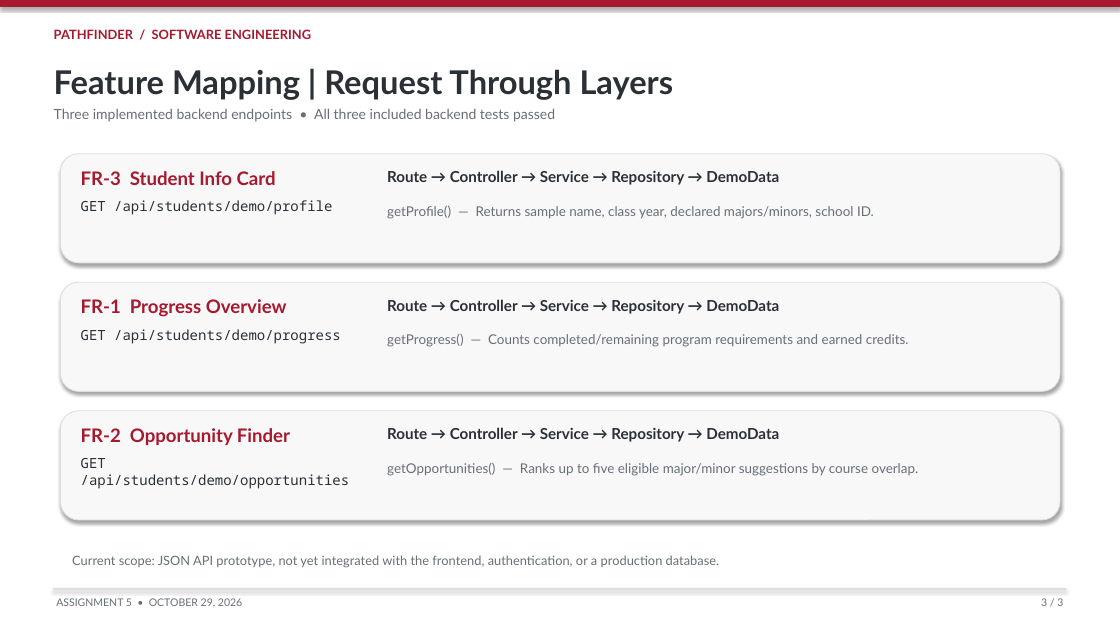
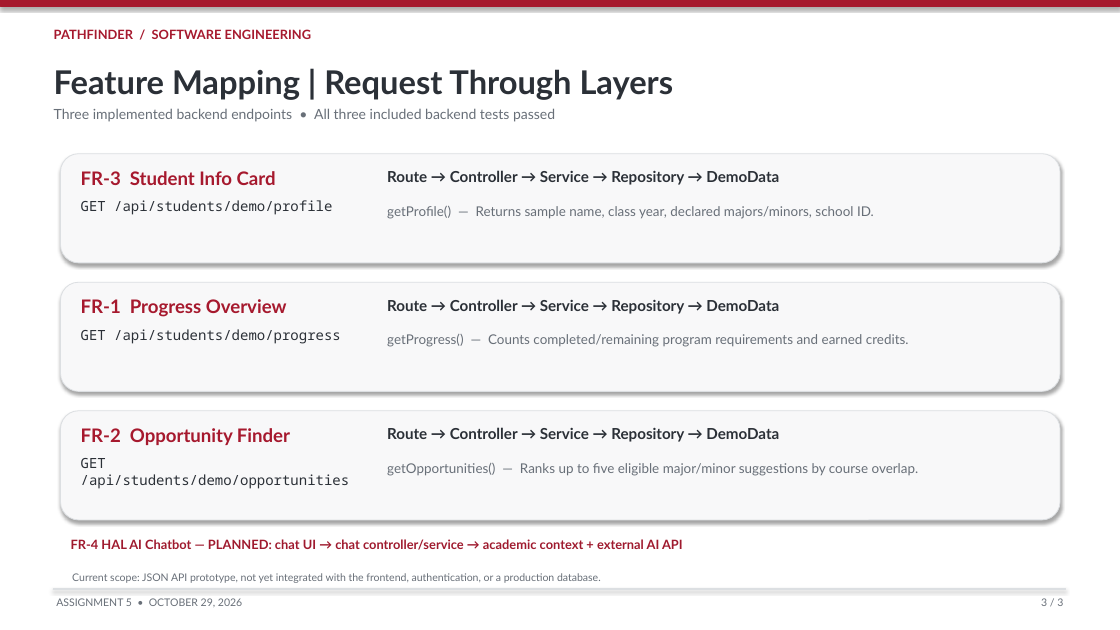
Before and after one commit to atalwar0312/Muhlenberg-PathFinder, a slide deck: slide 3 of docs/presentations/assignment-05-internal-server-architecture.pptx. Drawn at 1120x630 pixels with LibreOffice and Linux fonts; fonts in the diff are those of the drawing. Boxes give left, top, right and bottom in pixels: in the first picture for what was removed or moved away, otherwise in the second. Text is boxed around its words. In the diff, an @@ line names an element or a change of style, - is before the commit and + after.

Commit message:
Clarify planned HAL chatbot integration in Assignment 5

```diff
--- a/docs/presentations/assignment-05-internal-server-architecture.pptx
+++ b/docs/presentations/assignment-05-internal-server-architecture.pptx
@@ text added at [71,539,683,550], 11 pt, text #9F1A2E, bold @@
+FR-4 HAL AI Chatbot — PLANNED: chat UI → chat controller/service → academic context + external AI API
@@ text "Current scope: JSON API prototype, ...": place and size @@
-text "Current scope: JSON API prototype, ..." at [72,555,719,567]
+text "Current scope: JSON API prototype, ..." at [72,573,601,583]
@@ text "Current scope: JSON API prototype, ..." at [72,573,601,583]: size 11 to 9 pt @@
```
Also in this commit, not shown: 1 other slide changed.
